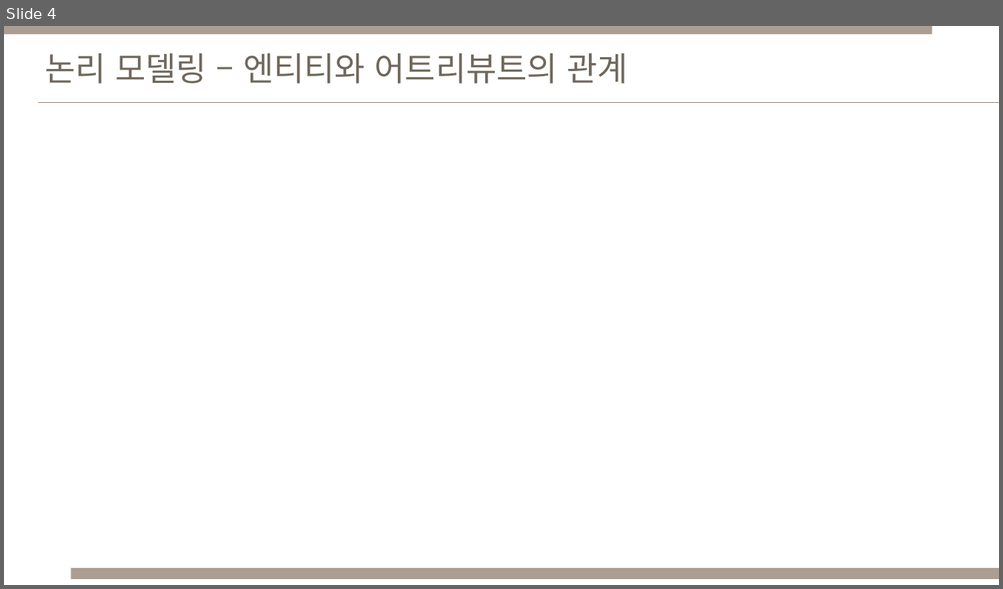
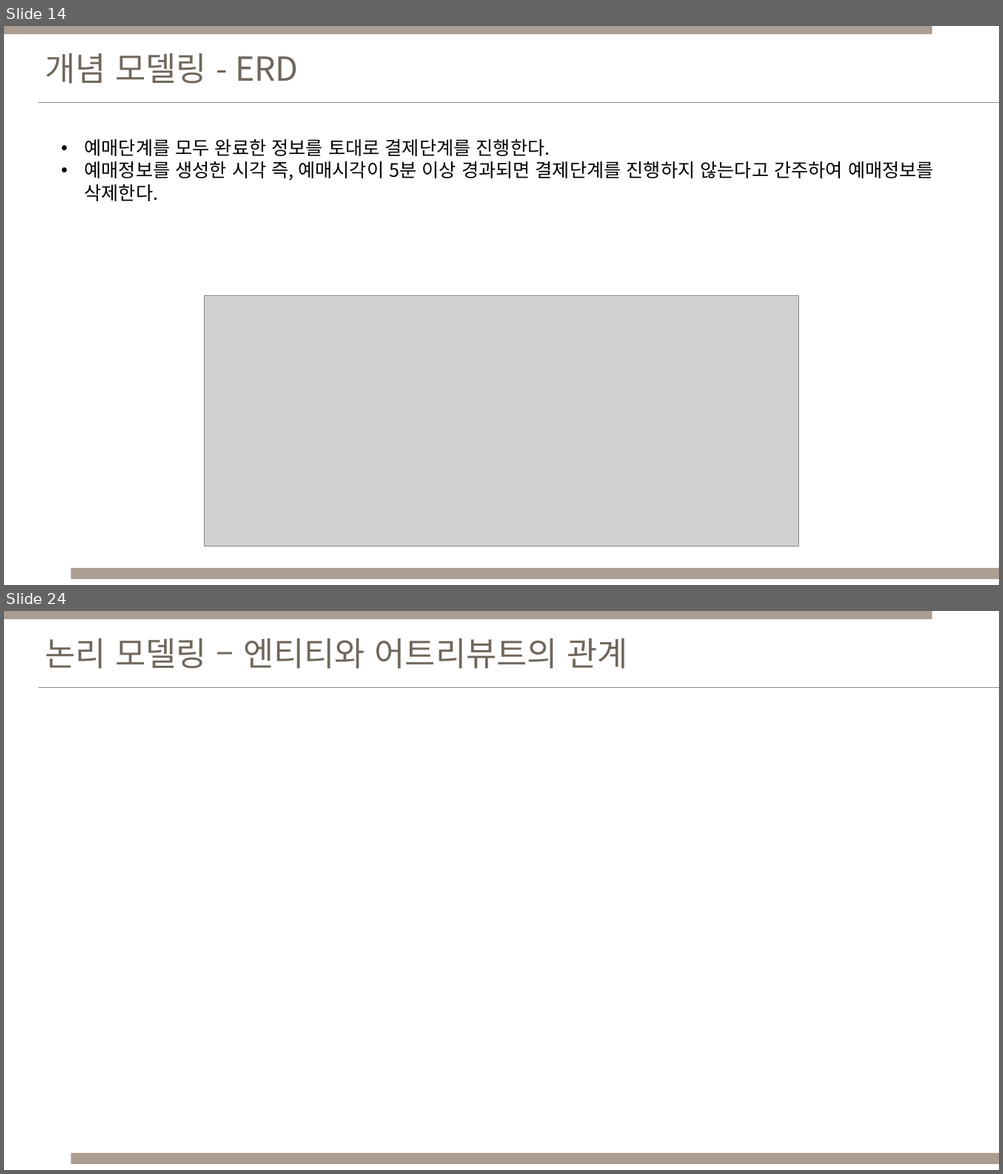
Before and after one commit to Cinema-System/My-Cinema, a slide deck: 중간발표/데이터베이스설계_중간발표_DEJH_모델링별.pptx. Shown one above the other, each under a label of ours: slide 4 before the commit, slides 14 and 24 after it; the slides between them are not shown. The pictures are 1003x589 and 1003x1174 pixels, drawn with LibreOffice and Linux fonts; fonts in the diff are those of the drawing; grey boxes stand for pictures. Boxes give left, top, right and bottom in pixels: in the first picture for what was removed or moved away, otherwise in the second. Text is boxed around its words. In the diff, an @@ line names an element or a change of style, - is before the commit and + after.

Commit message:
03.논리적데이터모델링

```diff
--- a/중간발표/데이터베이스설계_중간발표_DEJH_모델링별.pptx
+++ b/중간발표/데이터베이스설계_중간발표_DEJH_모델링별.pptx
@@ slide 14 added at [4,26,999,585], background #FFFFFF; not listed: 1 template element that a slide beside it also shows @@
@@ rectangle added at [4,26,932,34], fill #AC9D93 @@
@@ text added at [45,53,299,84], 32 pt, text #70675C @@
+개념 모델링 - ERD
@@ line added from (38, 102) to (999, 102), #9A8B80 0.5 pt @@
@@ text added at [85,139,933,181], 18 pt, text #000000 @@
+• 예매단계를 모두 완료한 정보를 토대로 결제단계를 진행한다.
+• 예매정보를 생성한 시각 즉, 예매시각이 5분 이상 경과되면 결제단계를 진행하지 않는다고 간주하여 예매정보를 삭제한다.
@@ picture added at [204,296,799,547] @@
@@ rectangle added at [71,568,999,580], fill #AC9D93 @@
@@ what was slide 4 is now slide 24 @@
```
Also in this commit, not shown: 4 slides changed, 19 other slides added, 27 other files.
